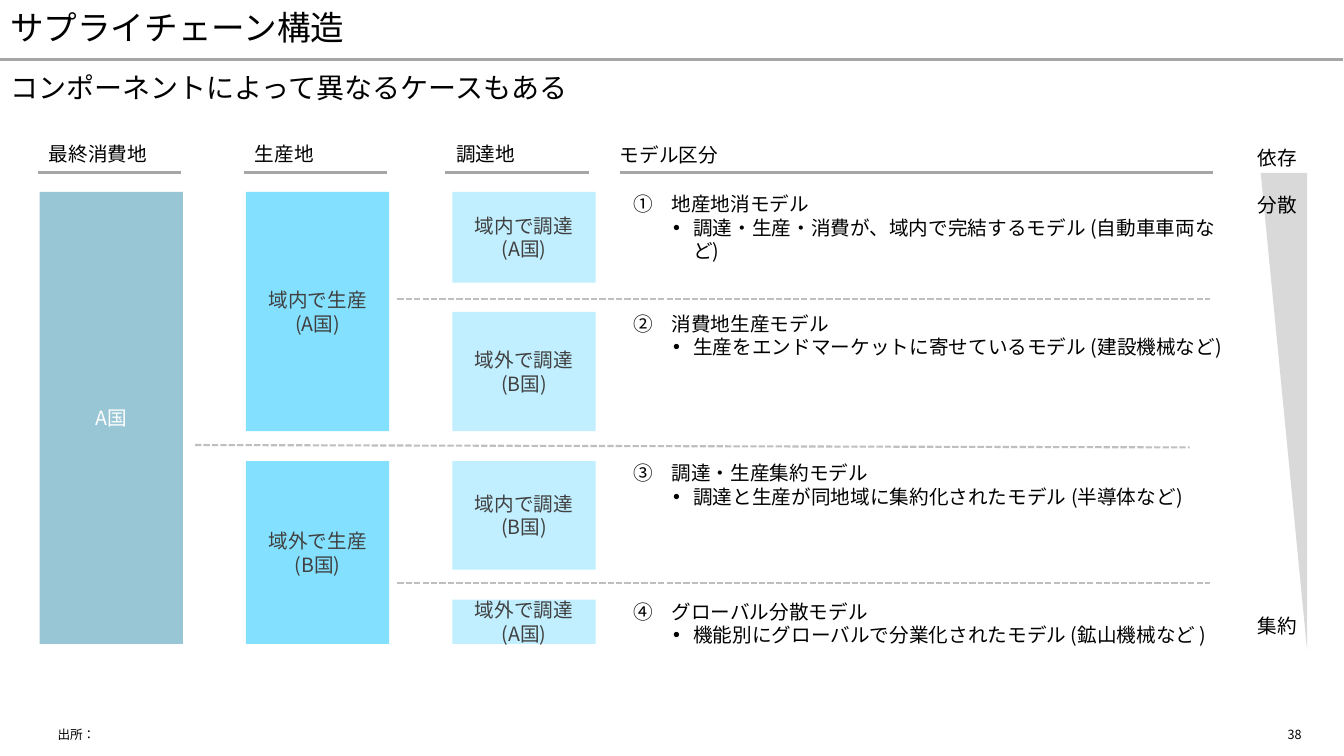
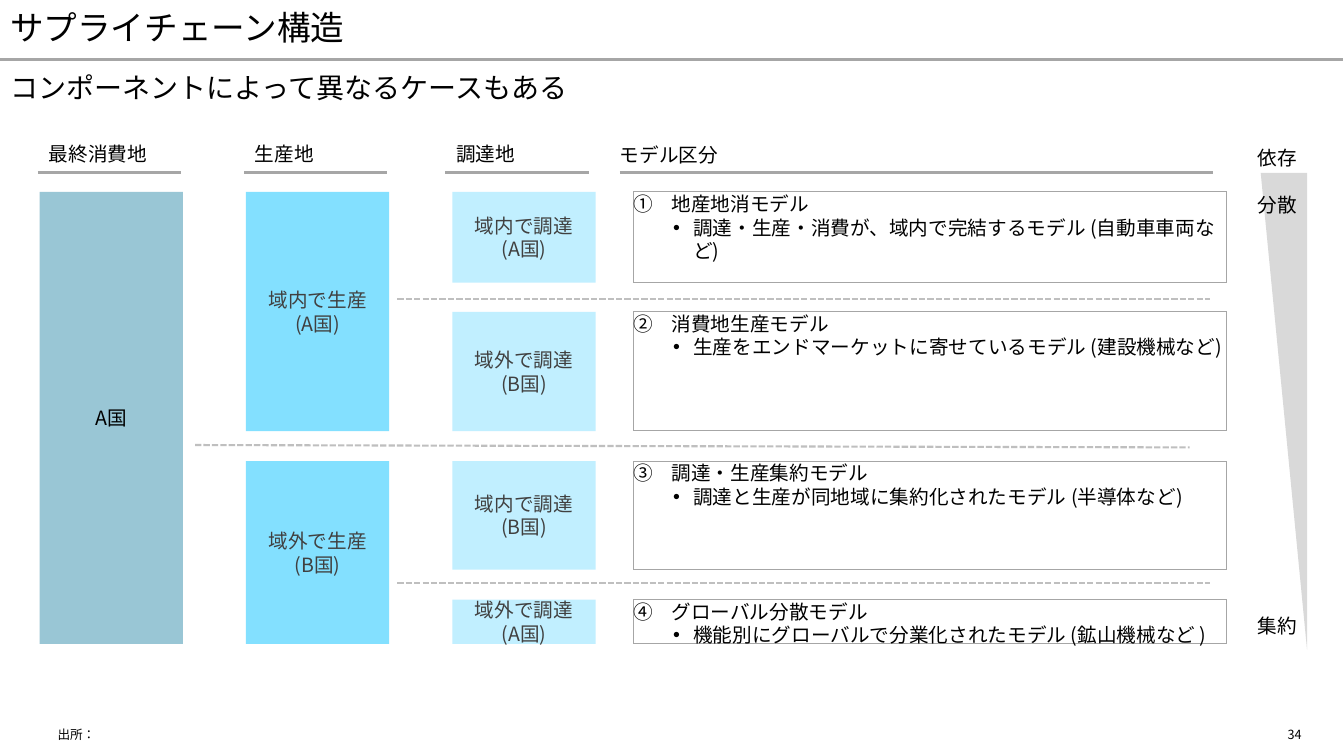
Before and after one commit to yuzucha16/dotfiles, a slide deck: slide 34 of office/Blank.potx (slide 38 before the commit). Drawn at 1344x756 pixels with LibreOffice and Linux fonts; fonts in the diff are those of the drawing. Boxes give left, top, right and bottom in pixels: in the first picture for what was removed or moved away, otherwise in the second. Text is boxed around its words. In the diff, an @@ line names an element or a change of style, - is before the commit and + after.

```diff
--- a/office/Blank.potx
+++ b/office/Blank.potx
@@ rectangle "A国" at [39, 192, 182, 643]: text colour #FFFFFF to #000000 @@
@@ rectangle "地産地消モデル": place and size @@
-rectangle "地産地消モデル" at [672, 194, 1214, 239]
+rectangle "地産地消モデル" at [634, 192, 1228, 282]
@@ outline none to #A6A6A6 0.75 pt in 4 elements at [634, 600, 1228, 644], [634, 192, 1228, 282], [634, 461, 1228, 570], [634, 312, 1228, 431] @@
@@ rectangle "消費地生産モデル": place and size @@
-rectangle "消費地生産モデル" at [672, 314, 1222, 358]
+rectangle "消費地生産モデル" at [634, 312, 1228, 431]
@@ rectangle "調達・生産集約モデル": place and size @@
-rectangle "調達・生産集約モデル" at [672, 463, 1183, 508]
+rectangle "調達・生産集約モデル" at [634, 461, 1228, 570]
@@ rectangle "グローバル分散モデル": place and size @@
-rectangle "グローバル分散モデル" at [672, 602, 1195, 646]
+rectangle "グローバル分散モデル" at [634, 600, 1228, 644]
@@ page number at [1288, 729, 1302, 739]: text changed @@
-38
+34
```
Also in this commit, not shown: 16 other slides changed, 2 slides added, 6 slides removed.
